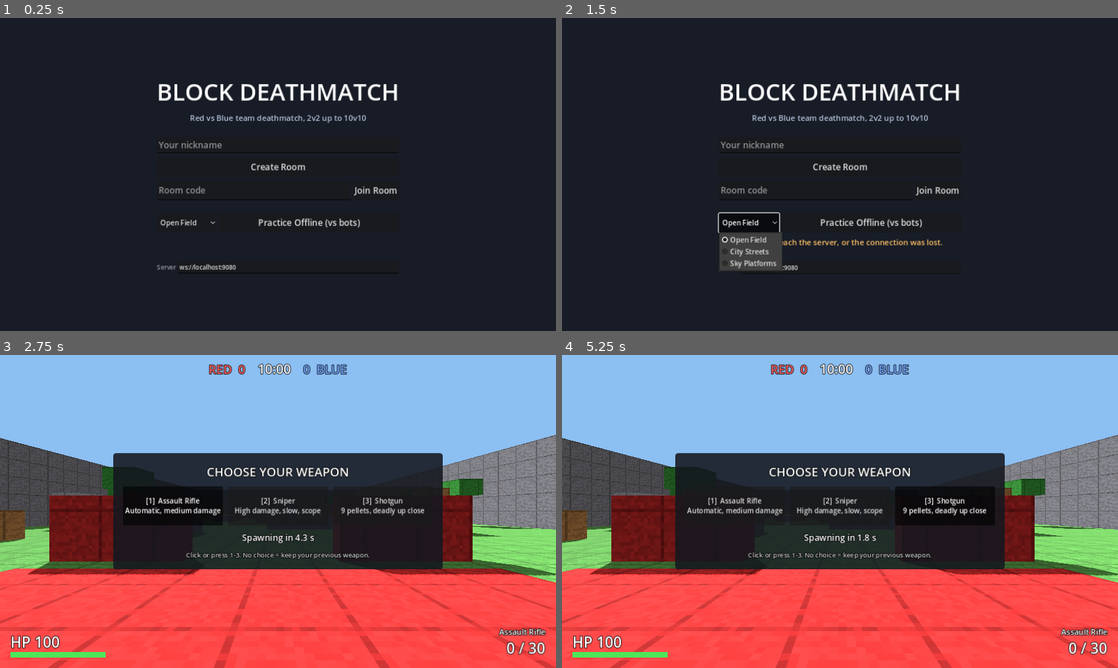
Above: before the commit, frames 1-4 (two rows, left to right).
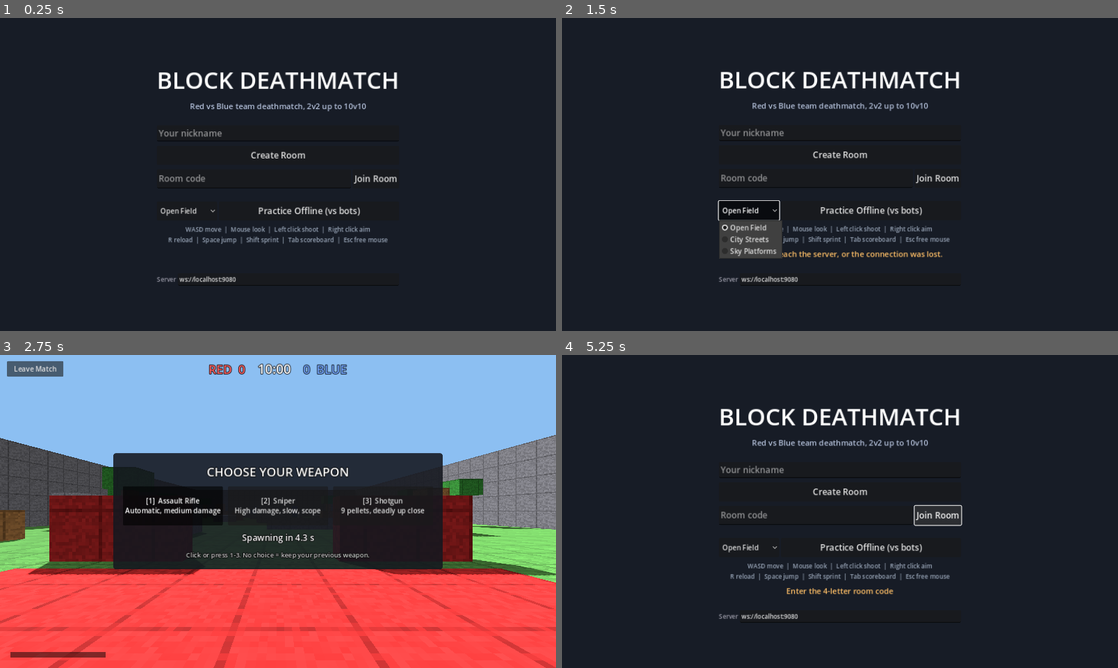
Above: after the commit, the same moments.

Repository: HarisSuta34/deathmatch_game
Game: Godot game, scene res://main.tscn
The game is run twice, just before and just after one commit, with the same random seed, the same clock (stepped at 60 frames per second) and the same inputs.
Inputs (mouse positions are in pixels of both pictures, inside the frame that each line leads up to):
- Up to frame 1 (0.25 s): no input
- Up to frame 2 (1.5 s): click "Create Room" at 0.5 s; click "Open Field" at 1.25 s
- Up to frame 3 (2.75 s): click "Practice Offline (vs bots)" at 2 s
- Up to frame 4 (5.25 s): click (595, 367) at 2.75 s, where only the run after the commit has a clickable "Leave Match"; click (734, 505) at 3.5 s, where only the run before the commit has a clickable "[1] Assault Rifle Automatic, …"; click (840, 505) at 4.25 s, where only the run before the commit has a clickable "[2] Sniper High damage, slow,…"; click (940, 514) at 5 s, where only the run after the commit has a clickable "Join Room"

The runs differ from the first frame. In frame 1, 5.2% of the frame differs, in the area x 28-72%, y 17-85%; in frame 2, 6.6%; in frame 3, 1.4%; in frame 4, 84%, in the area x 0-100%, y 0-100%.

Commit message:
Milestone 6: leave-match button, controls hint, HUD and lighting polish
Co-Authored-By: Claude Fable 5.2 <noreply@anthropic.com>

Diff:
--- a/scripts/client/game.gd
+++ b/scripts/client/game.gd
@@ -6,6 +6,8 @@
 const Player = preload("res://scripts/client/player.gd")
 const Avatar = preload("res://scripts/client/avatar.gd")
 const Hud = preload("res://scripts/client/hud.gd")
+
+signal leave   # the player pressed "Leave Match"
 
 const TICK_RATE := 20.0
 const INTERP_TICKS := 2.0   # render other players 100 ms in the past
--- a/scripts/client/hud.gd
+++ b/scripts/client/hud.gd
@@ -25,6 +25,7 @@
 var loadout_buttons := {}
 var results: PanelContainer
 var results_timer: Label
+var leave_btn: Button
 var _msg_t := 0.0
 var _hit_t := 0.0
 var _hit_kill := false
@@ -80,6 +81,12 @@
 	msg_label = _label("", 24)
 	msg_label.horizontal_alignment = HORIZONTAL_ALIGNMENT_CENTER
 	_place(msg_label, Control.PRESET_CENTER, -300, 70, 600, 36)
+
+	leave_btn = Button.new()
+	leave_btn.text = "Leave Match"
+	leave_btn.focus_mode = Control.FOCUS_NONE
+	leave_btn.pressed.connect(func() -> void: game.leave.emit())
+	_place(leave_btn, Control.PRESET_TOP_LEFT, 16, 14, 130, 36)
 
 	board = _panel()
 	results = _panel()
@@ -99,9 +106,13 @@
 	score_labels[0].text = "RED  %d" % game.scores[0]
 	score_labels[1].text = "%d  BLUE" % game.scores[1]
 
+	for c: Control in [hp_label, hp_fill, ammo_label, weapon_label]:
+		c.visible = p.active
+	leave_btn.visible = Input.mouse_mode != Input.MOUSE_MODE_CAPTURED
+
 	_msg_t -= delta
 	if p.active and Input.mouse_mode != Input.MOUSE_MODE_CAPTURED:
-		msg_label.text = "Click to resume"
+		msg_label.text = "Click to play"
 	elif p.active and game.protected:
 		msg_label.text = "SPAWN PROTECTION"
 	elif _msg_t <= 0.0:
--- a/scripts/client/menu.gd
+++ b/scripts/client/menu.gd
@@ -75,6 +75,7 @@
 	pb.size_flags_horizontal = SIZE_EXPAND_FILL
 	prac.add_child(pb)
 	main_page.add_child(prac)
+	main_page.add_child(_label("WASD move  |  Mouse look  |  Left click shoot  |  Right click aim\nR reload  |  Space jump  |  Shift sprint  |  Tab scoreboard  |  Esc free mouse", 14, Color(0.6, 0.65, 0.72)))
 	status = _label("", 18, Color(1, 0.75, 0.4))
 	status.autowrap_mode = TextServer.AUTOWRAP_WORD_SMART
 	main_page.add_child(status)
--- a/scripts/main.gd
+++ b/scripts/main.gd
@@ -62,6 +62,12 @@
 			game = Game.new()
 			add_child(game)
 			game.setup(a)
+			game.leave.connect(func() -> void:
+				Net.send("leave")
+				if Net.local_room:
+					Net.close()
+				_end_game()
+				menu._show_main(""))
 		"lobby":
 			if a[0].state == "lobby":
 				_end_game()
Not shown, changed: PROGRESS.md
